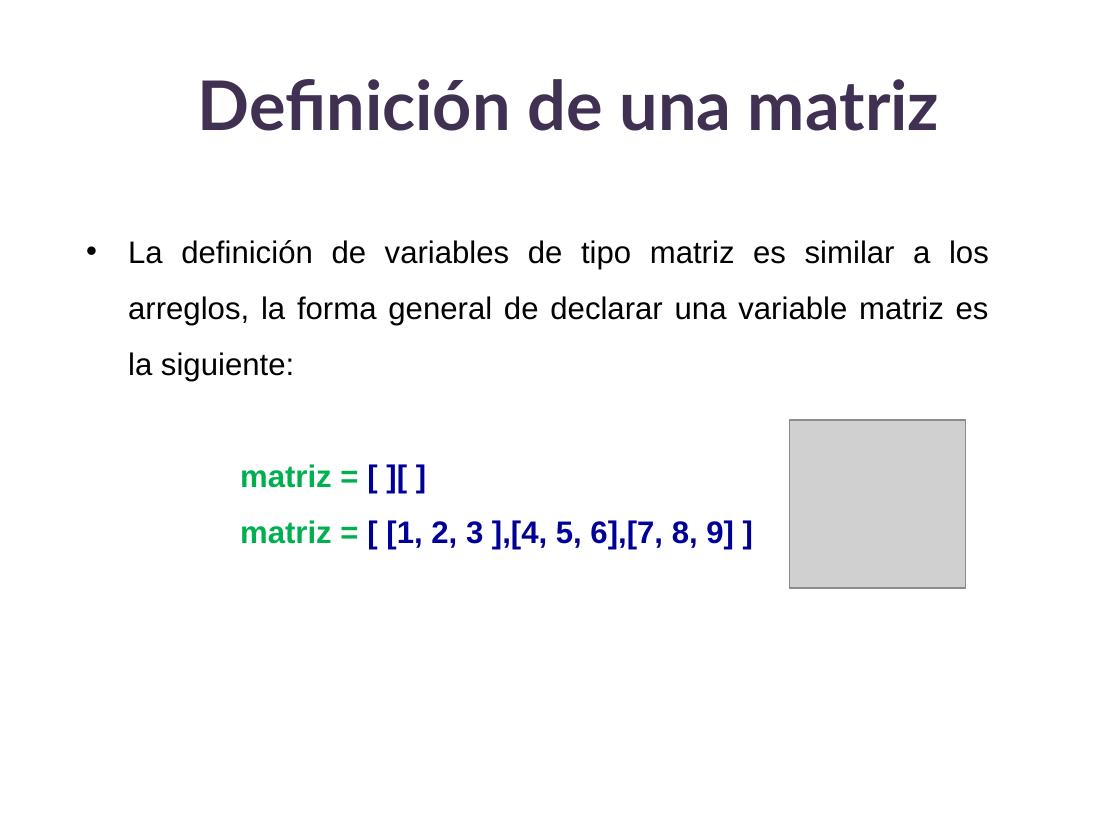
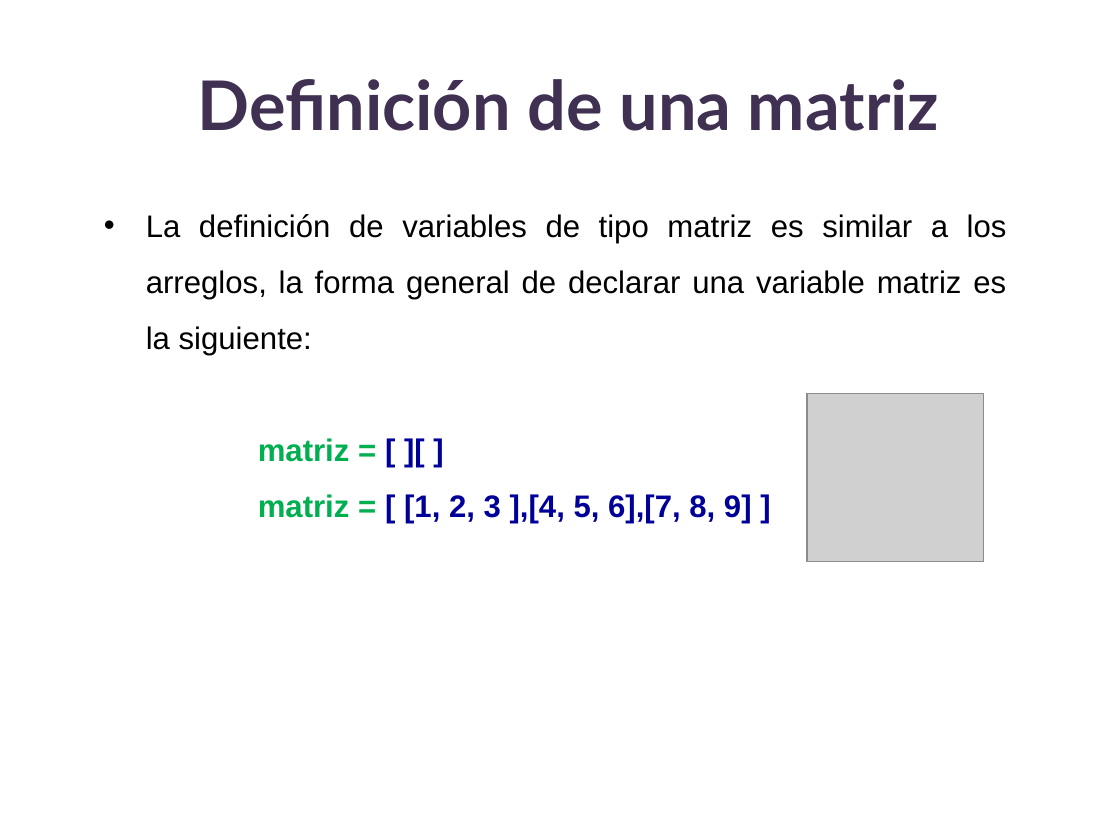
Before and after one commit to lizetheP/PensamientoC, a slide deck: slide 5 of calendario/documentos/8_Matrices.pptx. Drawn at 1120x840 pixels with LibreOffice and Linux fonts; fonts in the diff are those of the drawing; grey boxes stand for pictures. Boxes give left, top, right and bottom in pixels: in the first picture for what was removed or moved away, otherwise in the second. Text is boxed around its words. In the diff, an @@ line names an element or a change of style, - is before the commit and + after.

```diff
--- a/calendario/documentos/8_Matrices.pptx
+++ b/calendario/documentos/8_Matrices.pptx
@@ text "La definición de variables de ...": place and size @@
-text "La definición de variables de ..." at (128, 240, 989, 550)
+text "La definición de variables de ..." at (146, 214, 1007, 523)
@@ picture: place and size @@
-picture at (790, 420, 965, 588)
+picture at (806, 393, 982, 561)
```
Also in this commit, not shown: 7 other slides changed, 10 other files.
